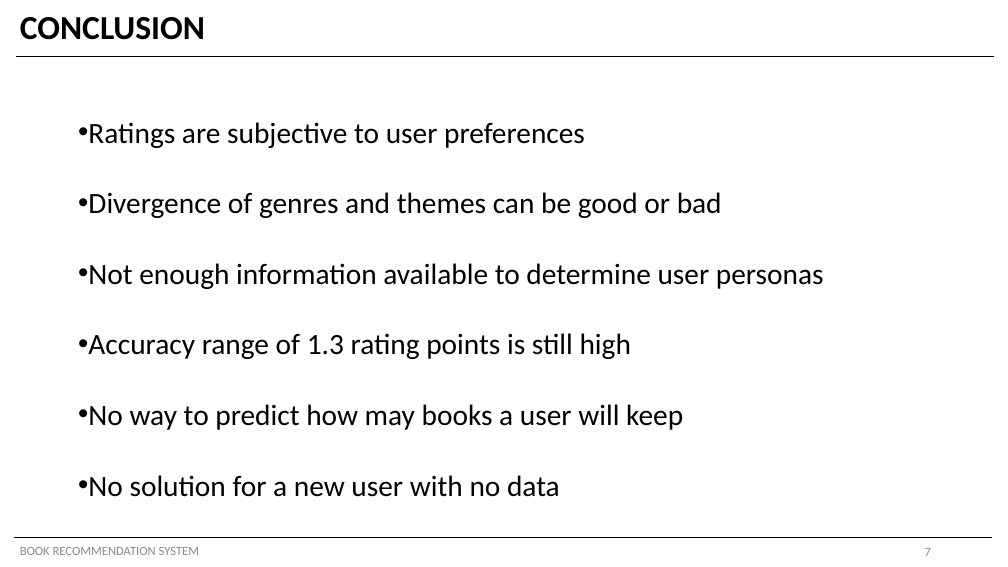
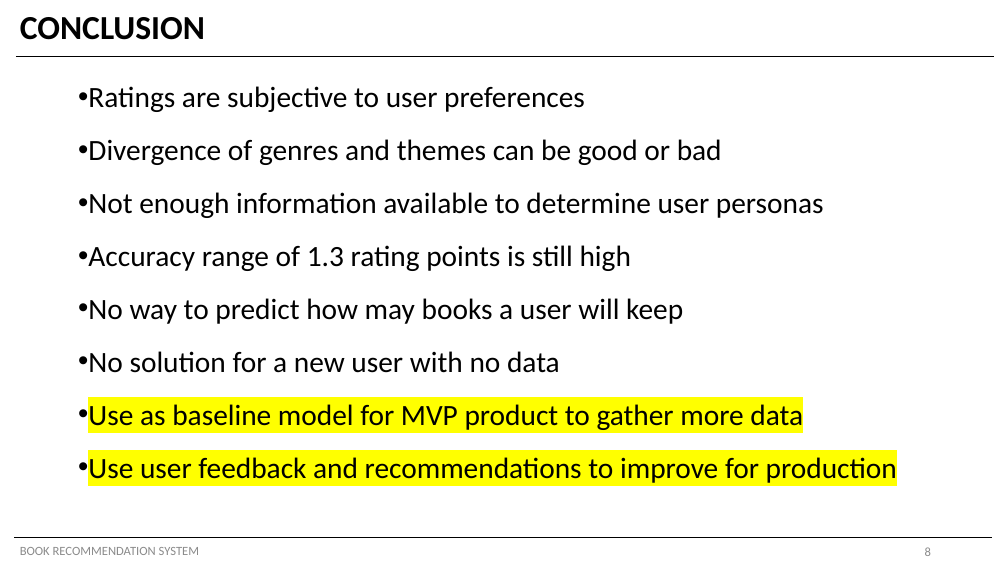
Before and after one commit to shayanabdulkarimkhan/book-recommendation-system, a slide deck: slide 8 of Stakeholder_Presentation.pptx (slide 7 before the commit). Drawn at 1008x567 pixels with LibreOffice and Linux fonts; fonts in the diff are those of the drawing. Boxes give left, top, right and bottom in pixels: in the first picture for what was removed or moved away, otherwise in the second. Text is boxed around its words. In the diff, an @@ line names an element or a change of style, - is before the commit and + after.

Commit message:
Updated the presentation as per feedback

```diff
--- a/Stakeholder_Presentation.pptx
+++ b/Stakeholder_Presentation.pptx
@@ text at bbox=[88, 86, 824, 373]: line spacing 2 to 1; line spacing 2 to 1.5 @@
@@ text at bbox=[88, 404, 897, 483]: paragraphs added @@
+• Use as baseline model for MVP product to gather more data
+• Use user feedback and recommendations to improve for production
@@ page number at bbox=[925, 547, 931, 556]: text changed @@
-7
+8
```
Also in this commit, not shown: 3 other slides changed, 2 slides added.
